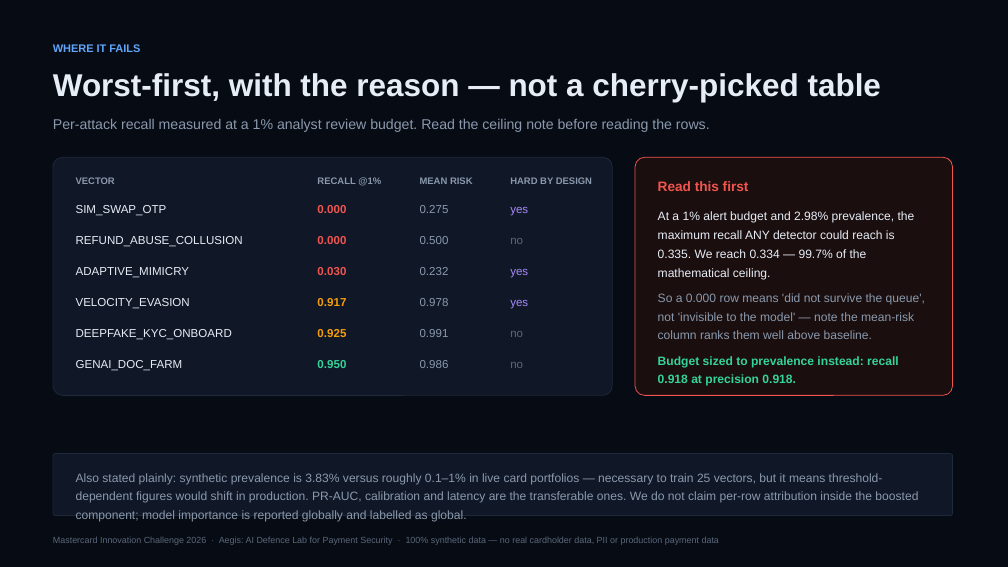
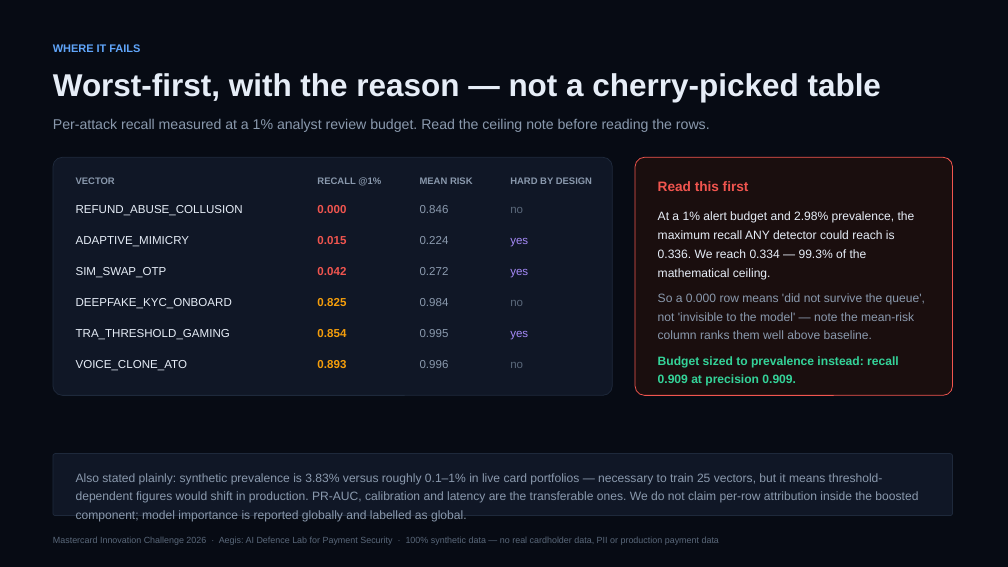
Before and after one commit to Deven-Kulthia/ThreatForge, a slide deck: slide 8 of artifacts/aegis-walkthrough.pptx (slide 7 before the commit). Drawn at 1008x567 pixels with LibreOffice and Linux fonts; fonts in the diff are those of the drawing. Boxes give left, top, right and bottom in pixels: in the first picture for what was removed or moved away, otherwise in the second. Text is boxed around its words. In the diff, an @@ line names an element or a change of style, - is before the commit and + after.

```diff
--- a/artifacts/aegis-walkthrough.pptx
+++ b/artifacts/aegis-walkthrough.pptx
@@ text at bbox=[420, 205, 449, 213]: text changed @@
-0.275
+0.846
@@ text at bbox=[317, 236, 346, 244]: text changed @@
-0.000
+0.015
@@ text at bbox=[420, 236, 449, 244]: text changed @@
-0.500
+0.224
@@ text "yes": place and size @@
-text "yes" at bbox=[510, 207, 528, 216]
+text "yes" at bbox=[510, 238, 528, 247]
@@ text at bbox=[658, 211, 915, 279]: text changed @@
-At a 1% alert budget and 2.98% prevalence, the maximum recall ANY detector could reach is 0.335. We reach 0.334 — 99.7% of the mathematical ceiling.
+At a 1% alert budget and 2.98% prevalence, the maximum recall ANY detector could reach is 0.336. We reach 0.334 — 99.3% of the mathematical ceiling.
@@ text "SIM_SWAP_OTP": place and size @@
-text "SIM_SWAP_OTP" at bbox=[76, 205, 167, 216]
+text "SIM_SWAP_OTP" at bbox=[76, 267, 167, 278]
@@ text at bbox=[317, 267, 346, 275]: text changed @@
-0.030
+0.042
@@ text at bbox=[420, 267, 449, 275]: text changed @@
-0.232
+0.272
@@ text removed at bbox=[76, 298, 190, 309] @@
-VELOCITY_EVASION
@@ text at bbox=[317, 298, 346, 306]: text changed @@
-0.917
+0.825
@@ text at bbox=[420, 298, 449, 306]: text changed @@
-0.978
+0.984
@@ 5 texts: place and size @@
-5 texts at bbox=[76, 236, 523, 340]
+5 texts at bbox=[76, 205, 523, 309]
@@ text added at bbox=[76, 329, 230, 340], 11 pt, text #E6EDF7 @@
+TRA_THRESHOLD_GAMING
@@ text at bbox=[317, 329, 346, 337]: text changed @@
-0.925
+0.854
@@ text at bbox=[420, 329, 449, 337]: text changed @@
-0.991
+0.995
@@ text "yes": place and size @@
-text "yes" at bbox=[510, 300, 528, 309]
+text "yes" at bbox=[510, 331, 528, 340]
@@ text at bbox=[658, 356, 899, 386]: text changed @@
-Budget sized to prevalence instead: recall 0.918 at precision 0.918.
+Budget sized to prevalence instead: recall 0.909 at precision 0.909.
@@ text at bbox=[76, 360, 187, 371]: text changed @@
-GENAI_DOC_FARM
+VOICE_CLONE_ATO
@@ text at bbox=[317, 360, 346, 368]: text changed; text colour #34D399 to #F59E0B @@
-0.950
+0.893
```
Also in this commit, not shown: 7 other slides changed, 1 slide added, 23 other files.
